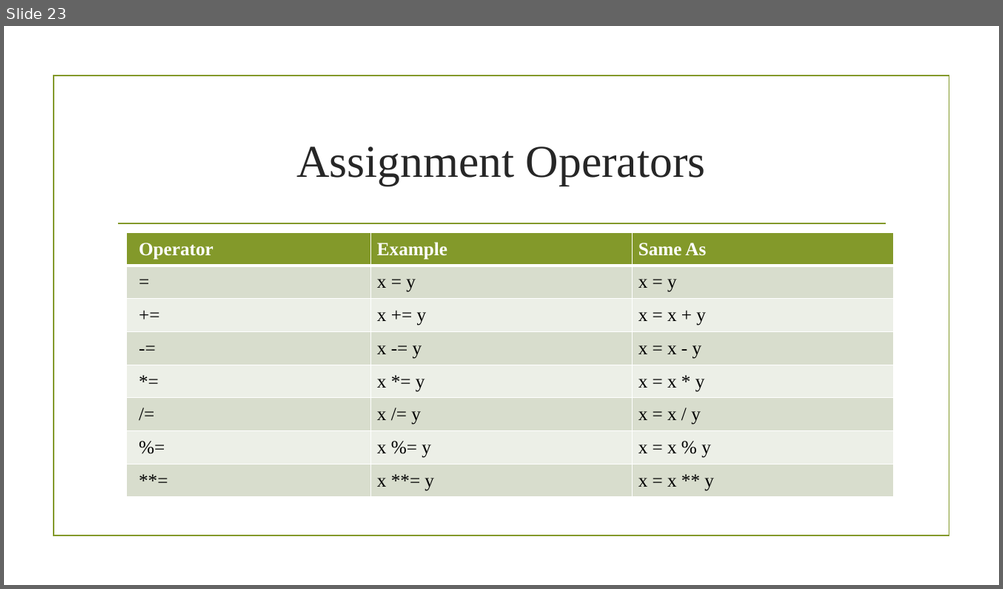
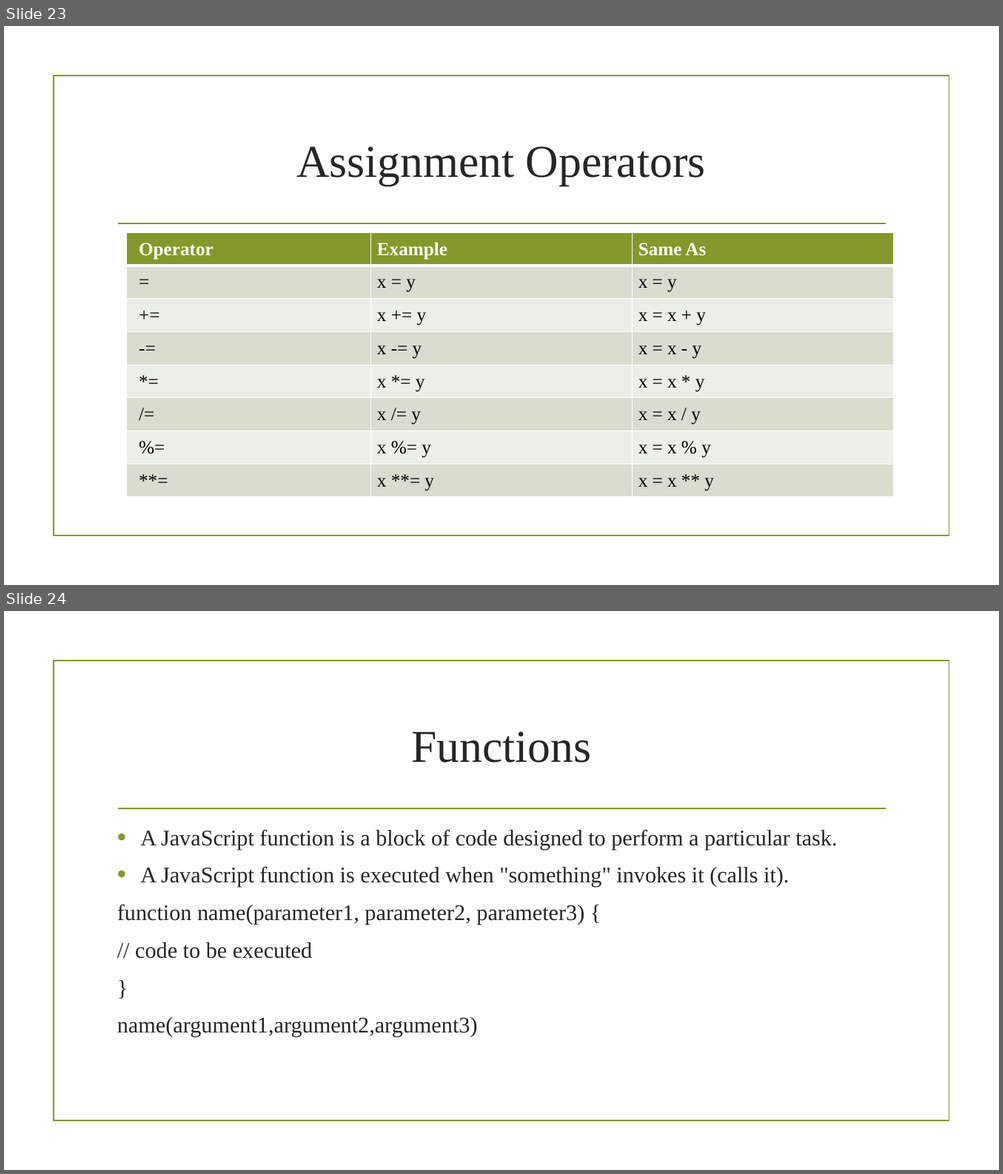
Before and after one commit to sagarshrestha81/FED, a slide deck: js.pptx. Shown one above the other, each under a label of ours: slide 23 before the commit, slides 23 and 24 after it. The pictures are 1003x589 and 1003x1174 pixels, drawn with LibreOffice and Linux fonts; fonts in the diff are those of the drawing; background and template pictures are left out. Boxes give left, top, right and bottom in pixels: in the first picture for what was removed or moved away, otherwise in the second. Text is boxed around its words. In the diff, an @@ line names an element or a change of style, - is before the commit and + after.

```diff
--- a/js.pptx
+++ b/js.pptx
@@ slide 24 added at [4, 611, 999, 1170], background picture (left out); not listed: 2 template elements that a slide beside it also shows @@
@@ title added at [411, 732, 591, 763], 44 pt, text #262626 @@
+Functions
@@ text added at [117, 829, 836, 1037], 21.6 pt, text #262626 @@
+• A JavaScript function is a block of code designed to perform a particular task.
+• A JavaScript function is executed when "something" invokes it (calls it).
+function name(parameter1, parameter2, parameter3) {
+// code to be executed
+}
+name(argument1,argument2,argument3)
```
Also in this commit, not shown: 1 other file.
